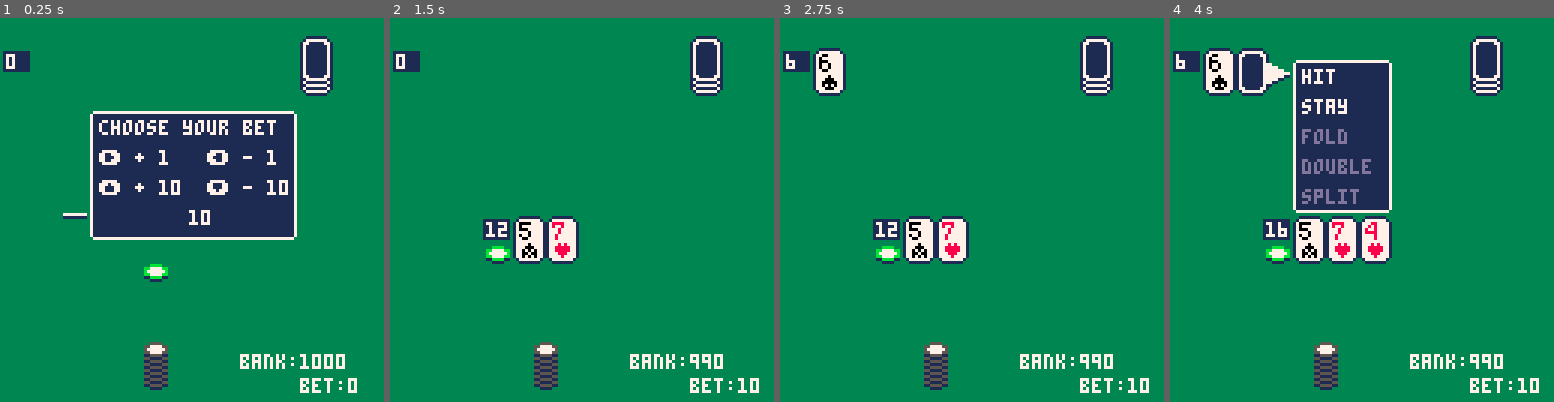
Above: before the commit, frames 1-4 (left to right).
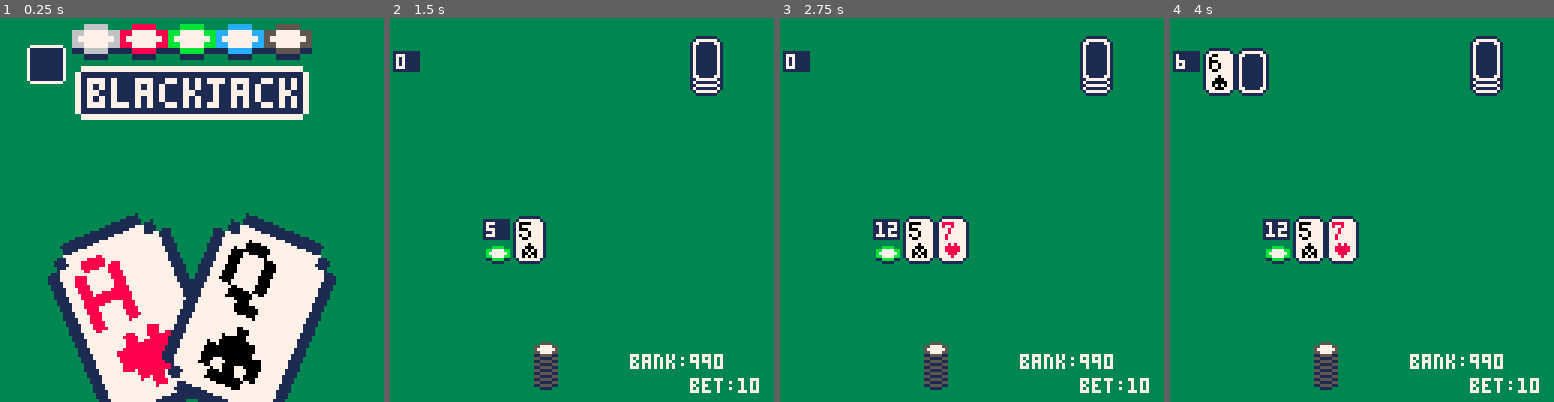
Above: after the commit, the same moments.

Repository: UA-koval/blackjack-pico-8
Game: PICO-8 cartridge blackjack.p8
Same seed, same stepped clock (60 frames per second), same inputs: the game is played once before the commit and once after it.
Inputs:
- Up to frame 1 (0.25 s): no input
- Up to frame 2 (1.5 s): tap O (Z key) at 0.33, 0.7, 1.43 s; tap X (X key) at 1.07 s
- Up to frame 3 (2.75 s): hold Left 1.97-2.37 s; tap X (X key) at 2.07, 2.4, 2.73 s; tap O (Z key) at 2.22 s; hold Down from 2.42 s (still down)
- Up to frame 4 (4 s): release Down at 2.82 s; hold Right 2.87-3.53 s; tap X (X key) at 3.07, 3.4, 3.73 s; tap O (Z key) at 3.1, 3.98 s; hold Up from 3.58 s (still down)

The runs differ from the first frame. In frame 1, 58% of the frame differs, in the area x 0-93%, y 1-100%; in frame 2, 1.1%; in frame 3, 1.0%; in frame 4, 12%.

Commit message:
Progress on title screen, wrote finction for window, starting refactoring

Diff:
--- a/blackjack.p8
+++ b/blackjack.p8
@@ -5,7 +5,8 @@
 -- by koval
 
 -- todo:
---
+-- -hide dealer's counter
+--  until it is needed
 --
 -- "press start" screen:
 --  - game art screen
@@ -26,7 +27,7 @@
 
 -- technical vars
 frame_counter = 1
-stage = -1
+stage = -2
 hidden_card = false
 item=0 item_lim=4
 
@@ -178,8 +179,25 @@
 end
 
 end -- draw_chips()
+
+function draw_window(x,y,sx,sy)
+line(x,y-1,x+sx,y-1,7)
+line(x,y+sy+1,x+sx,y+sy+1,7)
+line(x-1,y,x-1,y+sy,7)
+line(x+sx+1,y,x+sx+1,y+sy,7)
+rectfill(x,y,x+sx,y+sy,1)
+end
 -->8
 -- draw ui functions
+function draw_title_screen()
+palt(0,false)
+sspr(0,32,99,66,15,63)
+palt()
+sspr(0,104,78,18,25,16)
+sspr(24,16,40,6,24,2,80,12)
+draw_window(10,10,10,10)
+end
+
 function draw_game_window()
   menux=handx+12
   menuy=handy-sizey-3
@@ -261,6 +279,18 @@
 function _draw()
 	rectfill(0,0,128,128,3)
 
+		-- stage selector
+	if stage==-2 then
+	 draw_title_screen() return
+ elseif stage==-1 then
+  draw_bet_window()
+  draw_chips(40,84,tempbet)
+	elseif stage==2 then
+	 draw_game_window()
+ elseif stage==6 then
+  draw_game_result_window()
+ end
+
 	for i=0,2 do
 	 draw_card_back(deckx,decky-i*2)
 	end
@@ -285,11 +315,6 @@
 	rectfill(dealerx-9,dealery+1,dealerx-1,dealery+7,1)
 	print(count_score(dealer),dealerx-8,dealery+2,7)
 
- if stage==-1 then draw_bet_window()
- draw_chips(40,84,tempbet)
-	elseif stage==2 then draw_game_window()
- elseif stage==6 then draw_game_result_window()
- end
  print("bank:"..bank,80,112)
  print("bet:"..bets[1],100,120)
  -- todo: iterate per hand
@@ -317,7 +342,11 @@
 -- stage functions
 function update_stage()
 
-if stage==-1 then
+if stage==-2 then
+-- stage -2: title screen
+ stagem2()
+
+elseif stage==-1 then
 -- stage -1: set bets
  stagem1()
 
@@ -359,6 +388,12 @@
 end -- stage selector
 
 end -- update_stage()
+
+function stagem2()
+	if btnp(4) or btnp(5) then
+	 stage+=1
+	end
+end
 
 function stagem1()
 -- stage -1: set bets
Not shown, changed: 48 lines of the sprite sheet (__gfx__) section of blackjack.p8
